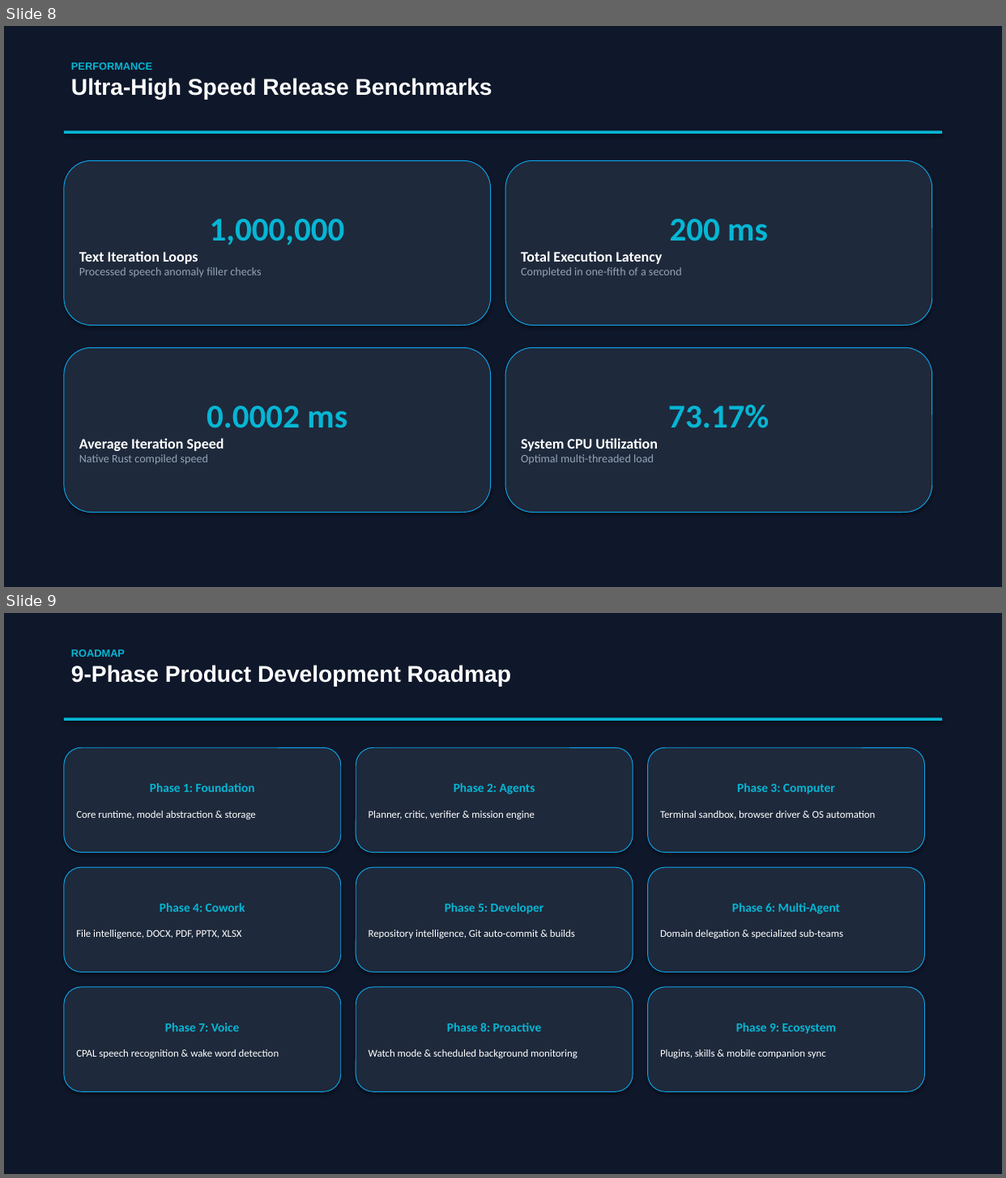
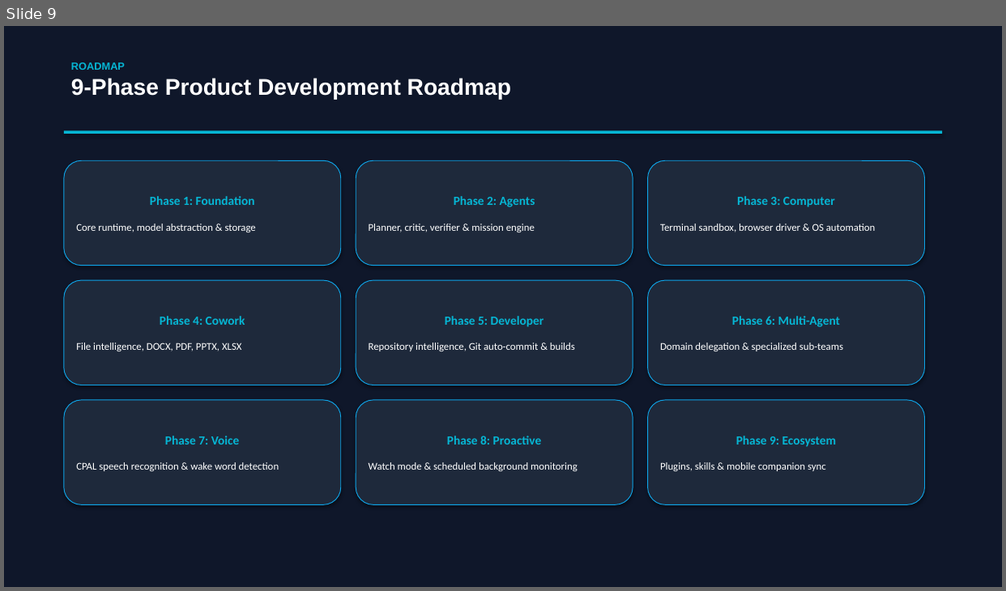
Before and after one commit to hamz963/Friday-AI, a slide deck: SLIDES.pptx. Shown one above the other, each under a label of ours: slides 8 and 9 before the commit, slide 9 after it. The pictures are 1006x1178 and 1006x591 pixels, drawn with LibreOffice and Linux fonts; fonts in the diff are those of the drawing. Boxes give left, top, right and bottom in pixels: in the first picture for what was removed or moved away, otherwise in the second. Text is boxed around its words. In the diff, an @@ line names an element or a change of style, - is before the commit and + after.

Commit message:
docs: Updated Proposal and Presentation Decks with Free AI Media Studio and Odysseus.ai benchmark

```diff
--- a/SLIDES.pptx
+++ b/SLIDES.pptx
@@ slide 8 removed at bbox=[4, 26, 1002, 587], background #FFFFFF @@
@@ rectangle removed at bbox=[4, 26, 1002, 587] @@
@@ text removed at bbox=[71, 62, 492, 100] @@
-PERFORMANCE
-Ultra-High Speed Release Benchmarks
@@ rectangle removed at bbox=[64, 130, 942, 134] @@
@@ rounded rectangle removed at bbox=[64, 160, 491, 326] @@
-1,000,000
-Text Iteration Loops
-Processed speech anomaly filler checks
@@ rounded rectangle removed at bbox=[505, 160, 932, 326] @@
-200 ms
-Total Execution Latency
-Completed in one-fifth of a second
@@ rounded rectangle removed at bbox=[64, 348, 491, 513] @@
-0.0002 ms
-Average Iteration Speed
-Native Rust compiled speed
@@ rounded rectangle removed at bbox=[505, 348, 932, 513] @@
-73.17%
-System CPU Utilization
-Optimal multi-threaded load
```
Also in this commit, not shown: 2 slides changed, 2 slides added, 1 other slide removed, 4 other files.
